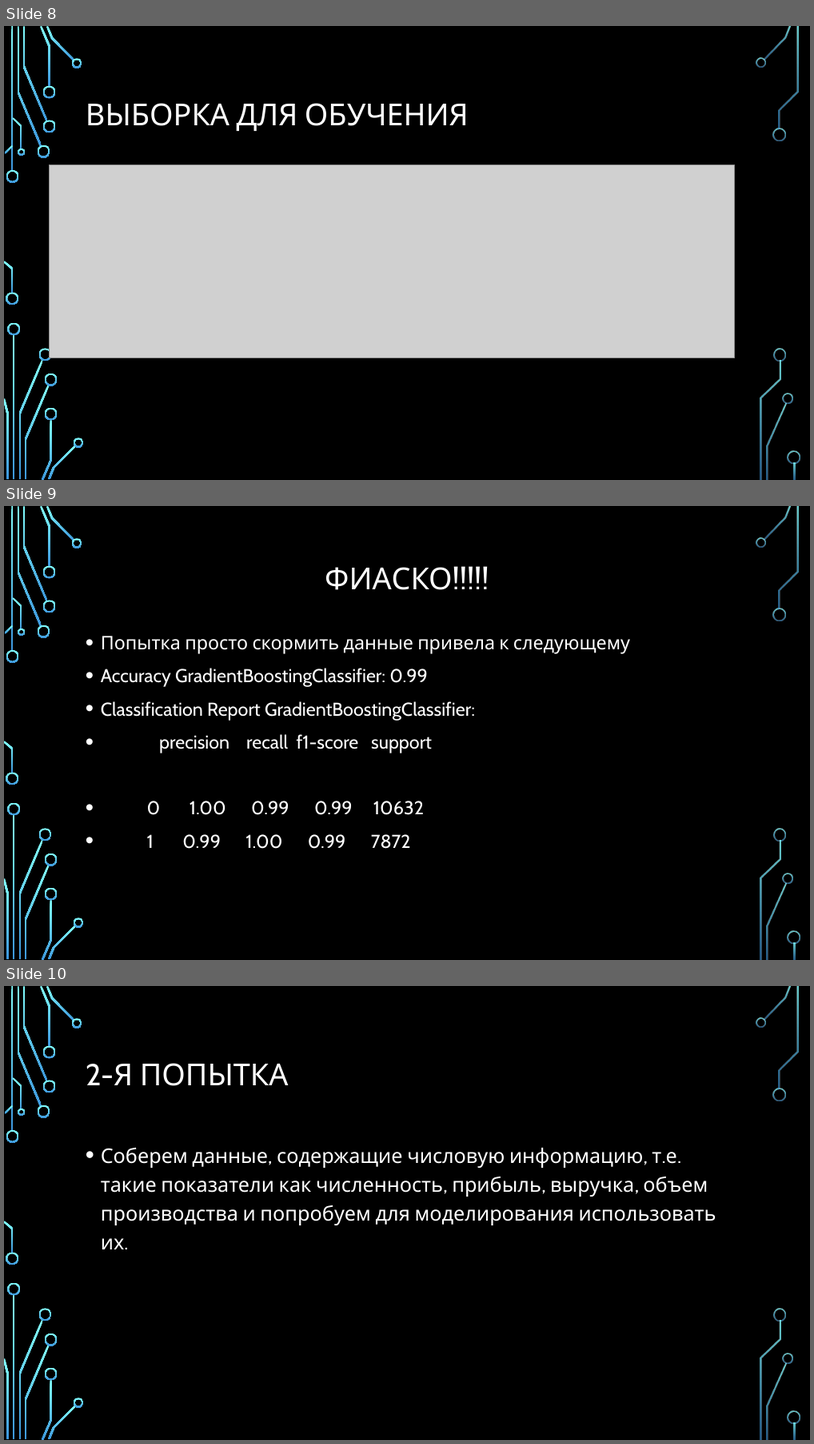
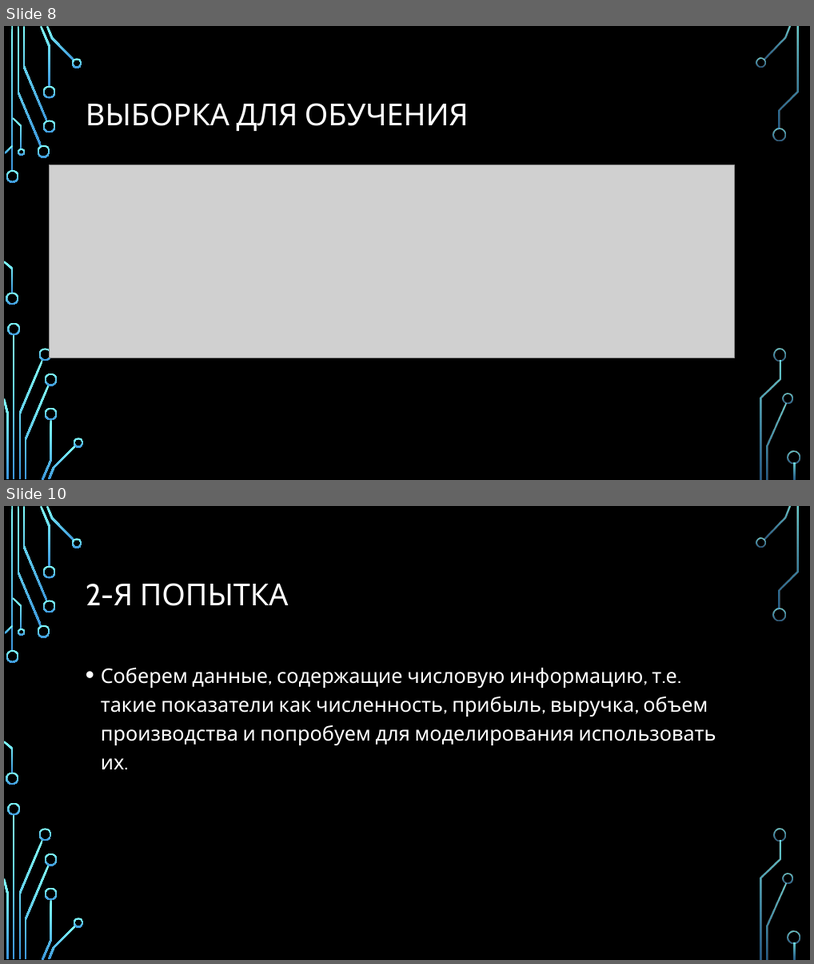
Before and after one commit to MaryaLagun/Data_Science, a slide deck: project/Проект.pptx. Shown one above the other, each under a label of ours: slides 8, 9 and 10 before the commit, slides 8 and 10 after it; the slides between them are not shown. The pictures are 814x1444 and 814x964 pixels, drawn with LibreOffice and Linux fonts; fonts in the diff are those of the drawing; grey boxes stand for pictures; background and template pictures are left out. Boxes give left, top, right and bottom in pixels: in the first picture for what was removed or moved away, otherwise in the second. Text is boxed around its words. In the diff, an @@ line names an element or a change of style, - is before the commit and + after.

```diff
--- a/project/Проект.pptx
+++ b/project/Проект.pptx
@@ slide 9 removed at bbox=[4, 506, 810, 960], background picture (left out); not listed: 36 template elements that a slide beside it also shows @@
@@ title removed at bbox=[325, 567, 452, 590] @@
-ФИАСКО!!!!!
@@ text removed at bbox=[101, 636, 630, 848] @@
-• Попытка просто скормить данные привела к следующему
-• Accuracy GradientBoostingClassifier: 0.99
-• Classification Report GradientBoostingClassifier:
-• precision recall f1-score support
-• 0 1.00 0.99 0.99 10632
-• 1 0.99 1.00 0.99 7872
```
Also in this commit, not shown: 2 slides changed, 9 slides added, 5 other files.
